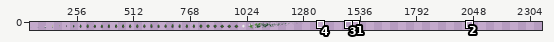
Sprite sheet, stored at Art/SourceFiles/idle_acolyte-Sheet.png. Above, an overview of the earlier version with the close-up marked.
Close-up. As it was:
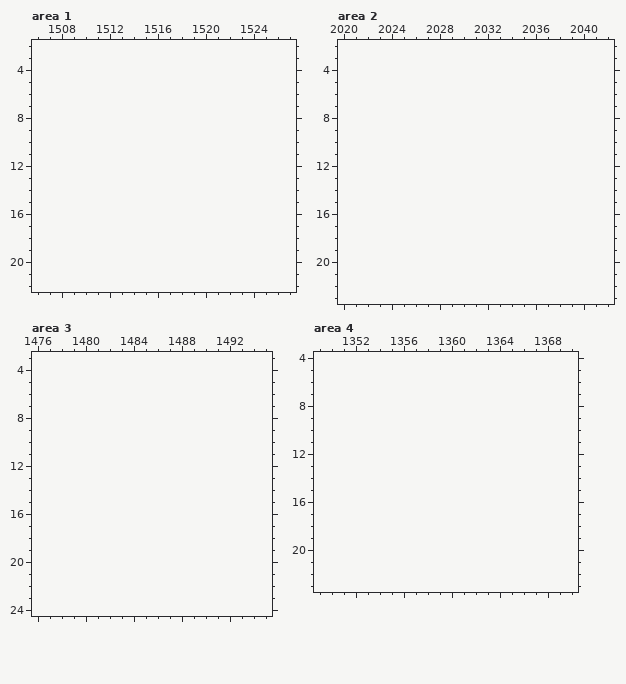
The file is 1280x32 pixels. Shown: area 1: x 1506..1527, y 2..22; area 2: x 2020..2042, y 2..23; area 3: x 1476..1495, y 3..24; area 4: x 1349..1370, y 4..23. The old version is drawn lined up with the new one, on the new canvas. The wide view leaves out empty margins. The commit also changed other parts of the picture, which this record leaves out.
And afterwards:
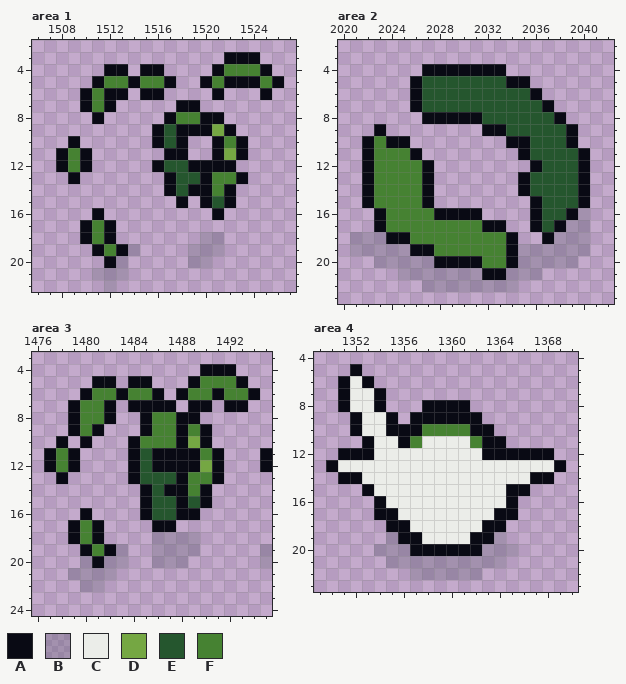
Palette (. is transparent): A #090a14  B #202e3733  C #ebede9  D #75a743  E #25562e  F #468232
From old to new:
canvas 1280x32 -> 2400x32
Changed rows in their new state; - is an unchanged pixel.
Area 1:
first column x 1508:
 3 --------------AAA--
 4 ----AA-AA----AFFFA-
 5 ---AFFAFFA--AFAAAFA
 6 --AFAA-AA----A---A-
 7 --AFA-----AA-------
 8 ---A-----AFFAA-----
 9 --------AEAAADA----
10 -A------AEA--AFA---
11 AFA------AA--ADA---
12 AFA-----AEEAAAA----
13 -A-------AEEAFFA---
14 ---------AEAAFA----
15 ----------A-AEA----
16 ---A---------A-----
17 --AFA--------------
18 --AFA-------BB-----
19 ---AFAB----BBB-----
20 ----AB-----BB------
21 ---BBB-------------
22 ----B--------------
Area 2:
first column x 2021:
 4 ------AAAAAAA-------
 5 -----AEEEEEEEAA-----
 6 -----AEEEEEEEEEA----
 7 -----AEEEEEEEEEEA---
 8 ------AAAAAEEEEEEA--
 9 --A--------AAEEEEEA-
10 -AFAA--------AAEEEA-
11 -AFFFA--------AEEEEA
12 -AFFFFA--------AEEEA
13 -AFFFFA-------AEEEEA
14 -AFFFFA-------AEEEEA
15 -AFFFFA--------AEEEA
16 --AFFFFAAAA----AEEAB
17 --AFFFFFFFFAA--AEABB
18 BBBAAFFFFFFFFA--ABBB
19 BBBBBAAFFFFFFABBBBBB
20 --BBBBBAAAAFFABBBBB-
21 ----BBBBBBBAABBB----
22 ------BBBBBBBB------
Area 3:
first column x 1477:
 4 -------------AAA---
 5 ----AA-AA---AFFFA--
 6 ---AFFAFFA-AFFAFFA-
 7 --AFFA-AAAA-AA-AA--
 8 --AFFA--AFFAA------
 9 --AFA---AFFAFA-----
10 -A-A---AFFFADA-----
11 AFA----AEAAAAFA---A
12 AFA----AEAAAADA---A
13 -A-----AEEEAFFA----
14 --------AEAAFA-----
15 --------AEEAEA-----
16 ---A----AEEAA------
17 --AFA----AA--------
18 --AFA----BBBB------
19 ---AFAB--BBBB-----B
20 ---BABB--BBB------B
21 --BBBB-------------
22 ---BB--------------
Area 4:
first column x 1350:
 5 --A-----------------
 6 -ACA----------------
 7 -ACCA---------------
 8 -ACCA---AAAA--------
 9 --ACCA-AAAAAA-------
10 --ACCAAAFFFFAA------
11 ---ACCAFCCCCFAA-----
12 -AAACCCCCCCCCAAAAAA-
13 ACCCCCCCCCCCCCCCCCCA
14 -AACCCCCCCCCCCCCCAA-
15 ---ACCCCCCCCCCCAA---
16 ----ACCCCCCCCCCA----
17 ----AACCCCCCCCAA----
18 -----AACCCCCCAA-----
19 -----BAACCCCAAB-----
20 ----BBBAAAAAABBB----
21 -----BBBBBBBBBB-----
22 -------BBBBBB-------
